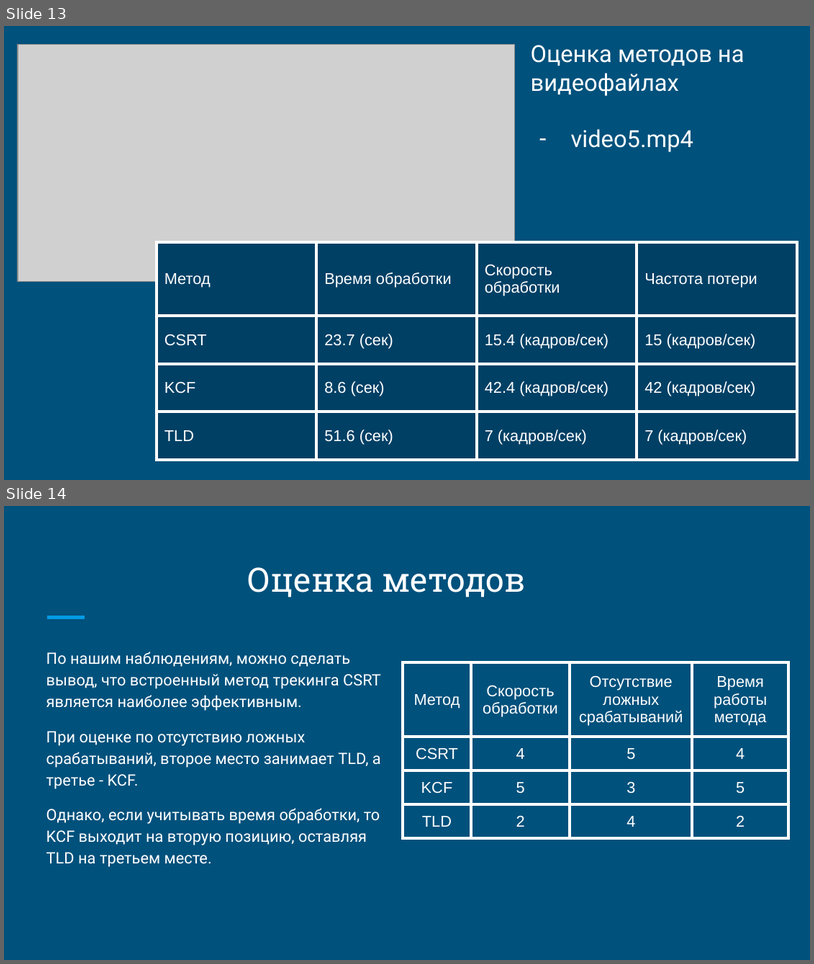
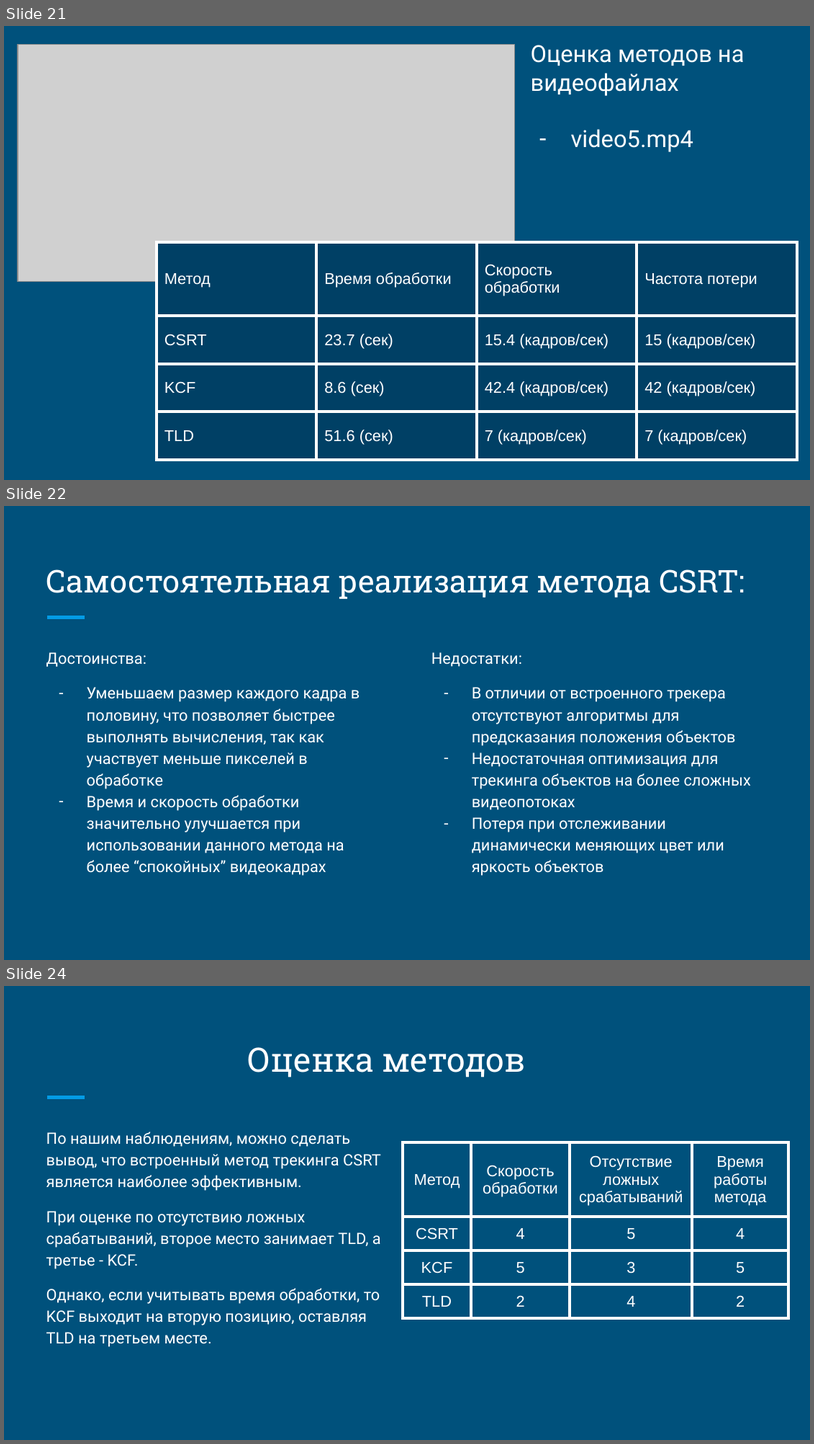
Before and after one commit to MilenNastya/Motion_Detection, a slide deck: Индивидуальное задание №1 Методы трекинга объекта.pptx. Shown one above the other, each under a label of ours: slides 13 and 14 before the commit, slides 21, 22 and 24 after it; the slides between them are not shown. The pictures are 814x964 and 814x1444 pixels, drawn with LibreOffice and Linux fonts; fonts in the diff are those of the drawing; grey boxes stand for pictures. Boxes give left, top, right and bottom in pixels: in the first picture for what was removed or moved away, otherwise in the second. Text is boxed around its words. In the diff, an @@ line names an element or a change of style, - is before the commit and + after.

```diff
--- a/Индивидуальное задание №1 Методы трекинга объекта.pptx
+++ b/Индивидуальное задание №1 Методы трекинга объекта.pptx
@@ slide 22 added at (4,506,810,960), background #00517C; not listed: 1 template element that a slide beside it also shows @@
@@ title added at (46,569,746,599), 28 pt, text #FFFFFF @@
+Самостоятельная реализация метода CSRT:
@@ text added at (46,652,360,875), 14 pt, text #FFFFFF @@
+Достоинства:
+– Уменьшаем размер каждого кадра в половину, что позволяет быстрее выполнять вычисления, так как участвует меньше пикселей в обработке
+– Время и скорость обработки значительно улучшается при использовании данного метода на более “спокойных” видеокадрах
@@ text added at (432,652,751,875), 14 pt, text #FFFFFF @@
+Недостатки:
+– В отличии от встроенного трекера отсутствуют алгоритмы для предсказания положения объектов
+– Недостаточная оптимизация для трекинга объектов на более сложных видеопотоках
+– Потеря при отслеживании динамически меняющих цвет или яркость объектов
@@ what was slide 13 is now slide 21 @@
@@ what was slide 14 is now slide 24 @@
```
Also in this commit, not shown: 2 slides changed, 9 other slides added.
